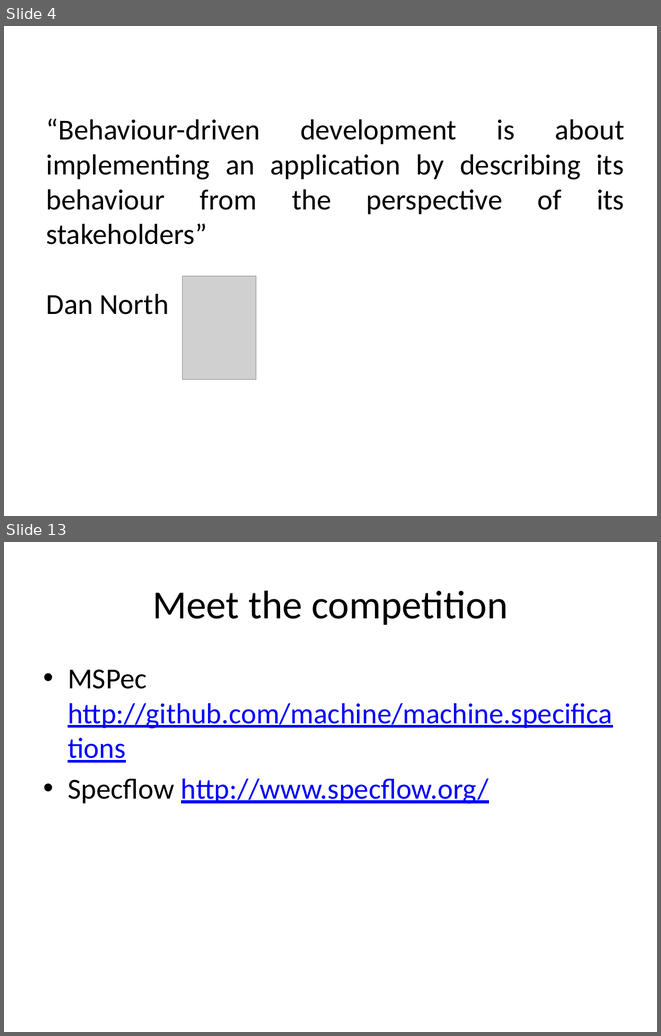
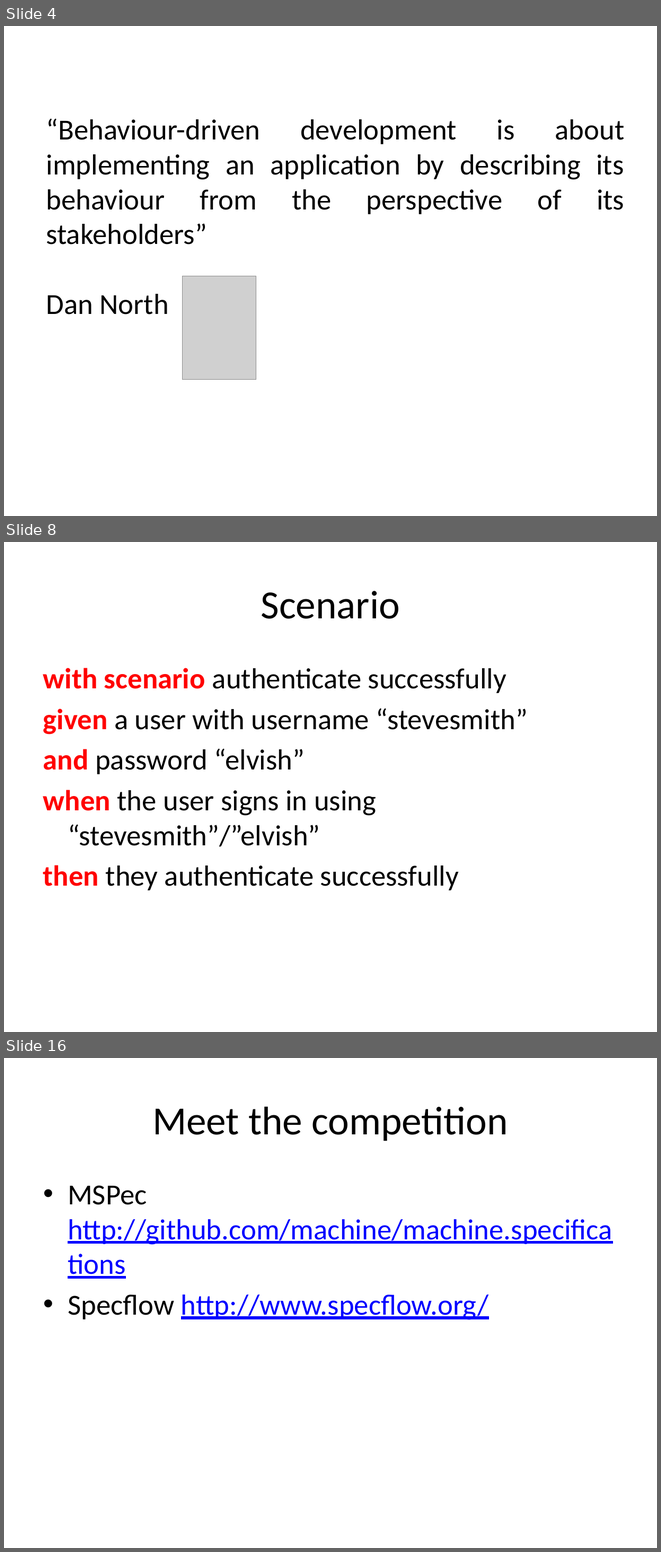
Before and after one commit to liammclennan/Liam-s-Presentations, a slide deck: storyq/Behaviour-Driven Development.pptx. Shown one above the other, each under a label of ours: slides 4 and 13 before the commit, slides 4, 8 and 16 after it; the slides between them are not shown. The pictures are 661x1036 and 661x1552 pixels, drawn with LibreOffice and Linux fonts; fonts in the diff are those of the drawing; grey boxes stand for pictures. Boxes give left, top, right and bottom in pixels: in the first picture for what was removed or moved away, otherwise in the second. Text is boxed around its words. In the diff, an @@ line names an element or a change of style, - is before the commit and + after.

```diff
--- a/storyq/Behaviour-Driven Development.pptx
+++ b/storyq/Behaviour-Driven Development.pptx
@@ slide 8 added at <box>4,542,657,1032</box>, background #FFFFFF @@
@@ title added at <box>261,591,400,619</box>, 44 pt, text #000000 @@
+Scenario
@@ text added at <box>43,668,528,890</box>, 32 pt, text #000000 @@
+with scenario authenticate successfully
+given a user with username “stevesmith”
+and password “elvish”
+when the user signs in using “stevesmith”/”elvish”
+then they authenticate successfully
@@ what was slide 13 is now slide 16 @@
```
Also in this commit, not shown: 4 slides changed, 7 other slides added, 5 slides removed, 17 other files.
